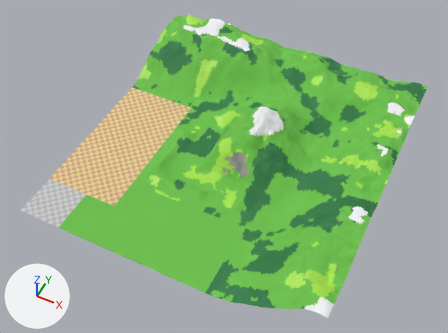
The FBX model ragdoll-couriers/art/export/Terrain_NE.fbx: old version first, new version second.
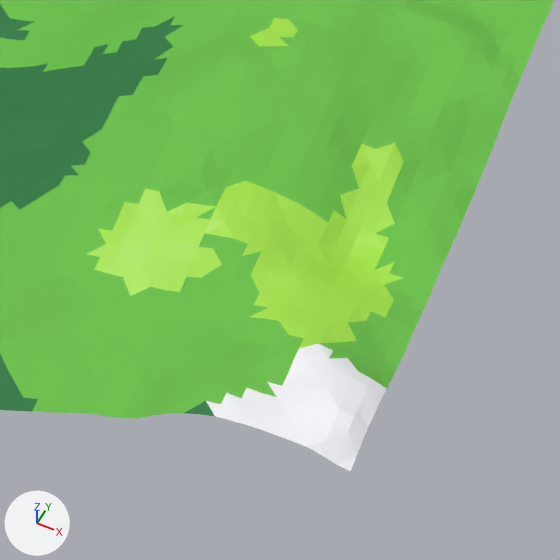
The first picture shows the older version from a camera (50 mm lens) standing at (1656.0, -1174.0, 2313.0) and looking at (750.0, 636.0, 50.0). The close-ups show the older and then the newer version on the part from 60% to 81% of the width and 72% to 100% of the height of that picture. Only the edits that show in the close-ups are written down. Every picture has the same lights, and +X, +Y and +Z are marked at lower left. Where no turn or scale is listed for an object, it has been applied to the vertices.

Names of what the first close-up shows: 'Chunk_10_6', 'Chunk_10_7', 'Chunk_11_6', 'Chunk_11_7'.
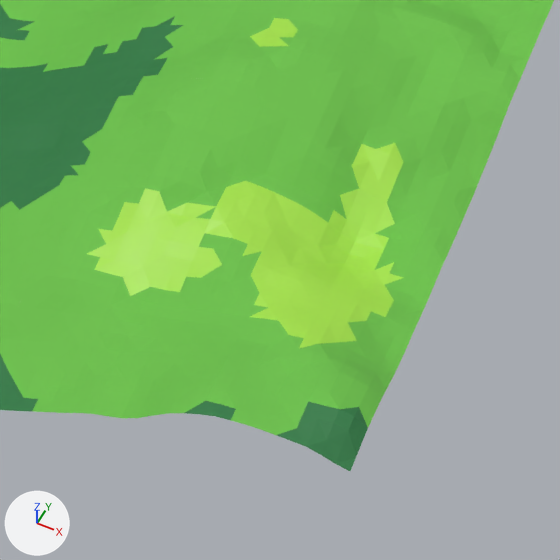
Changed parts and their boxes (x1, y1, x2, y2) in the close-ups (560 x 560 px; the box of a moved part takes in the faces that stretch with it):
part 1 of me_chunk_11_6, moved or reshaped
    both: (262, 382, 282, 397)
part 2 of me_chunk_11_6, reshaped
    both: (319, 342, 347, 358)
part 3 of me_chunk_11_6, surface changed (white to green)
    both: (206, 344, 386, 471)

The edits, one by one:
me_chunk_11_6 is used by ob_chunk_11_6; location (1375.0, 125.0, 0.0).
Verts and faces of me_chunk_11_6; kept vertices keep their numbers, new ones are numbered from 620.
Before the commit, vertices of me_chunk_11_6: 427 (55.0, -95.0, 210.0) at pixel (261, 392), 428 (55.0, -85.0, 208.0) at pixel (266, 381), 452 (65.0, -95.0, 212.0) at pixel (276, 397), 453 (65.0, -85.0, 211.0) at pixel (282, 385).
Before the commit, vertices of me_chunk_11_6: 482 (75.0, -45.0, 209.0) at pixel (318, 343), 502 (85.0, -55.0, 214.0) at pixel (328, 358), 503 (85.0, -45.0, 208.0) at pixel (333, 350), 504 (85.0, -35.0, 203.0) at pixel (337, 342), 528 (95.0, -45.0, 206.0) at pixel (347, 358).
me_chunk_11_6 had 620 vertices, 1144 faces and spanned x -125.0..125.0, y -125.0..125.0, z 94.0..229.0.
me_chunk_11_6 now has 619 vertices, 1142 faces and spans x -125.0..125.0, y -125.0..125.0, z 94.0..229.0.
Part 1, on me_chunk_11_6:
Faces deleted: (427, 452, 428), (428, 452, 453).
New faces: (427, 452, 453), (427, 453, 428).
Part 2, on me_chunk_11_6:
Vertices deleted: 503 (with the faces that use them).
New faces: (482, 502, 528), (482, 528, 504).
me_chunk_11_6 part 3: 100 kept faces spanning x 25.0..125.0, y -125.0..-45.0, z 206.0..229.0 get new texture (UV) coordinates.
